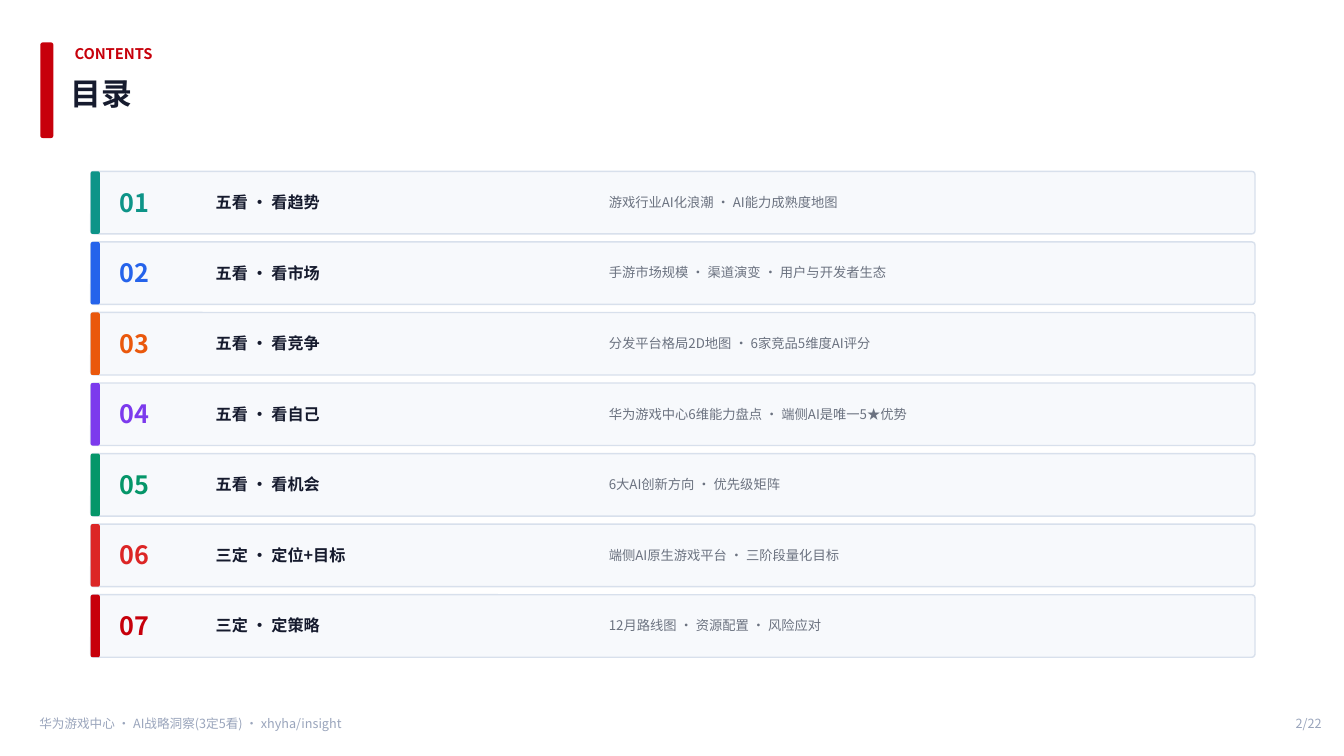
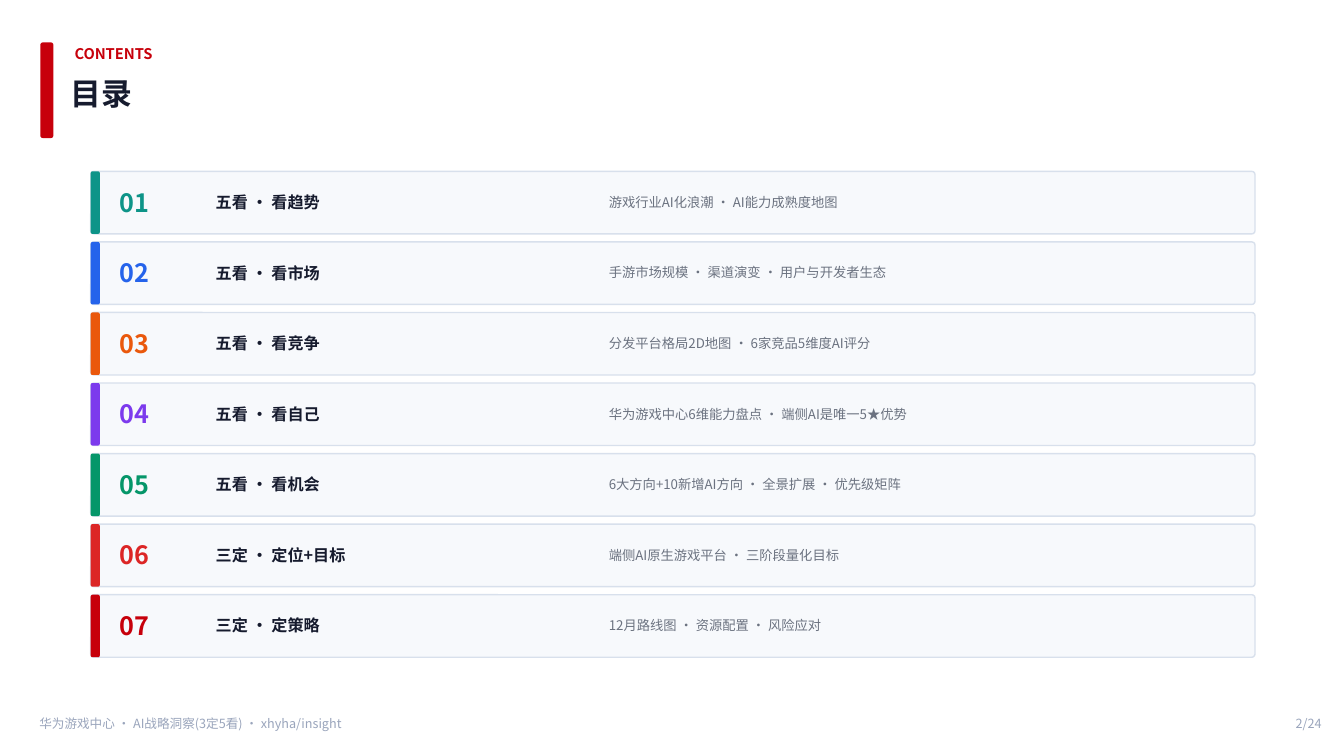
Before and after one commit to xhyha/insight, a slide deck: slide 2 of Huawei_GameCenter_AI_Strategy_3Ding5Kan.pptx. Drawn at 1344x756 pixels with LibreOffice and Linux fonts; fonts in the diff are those of the drawing. Boxes give left, top, right and bottom in pixels: in the first picture for what was removed or moved away, otherwise in the second. Text is boxed around its words. In the diff, an @@ line names an element or a change of style, - is before the commit and + after.

Commit message:
feat: 华为游戏中心AI战略PPT扩展22→24页 — 新增AI方向全景扩展(20方向)+Top6新增深度评估

```diff
--- a/Huawei_GameCenter_AI_Strategy_3Ding5Kan.pptx
+++ b/Huawei_GameCenter_AI_Strategy_3Ding5Kan.pptx
@@ text at bbox=[609, 478, 901, 490]: text changed @@
-6大AI创新方向 · 优先级矩阵
+6大方向+10新增AI方向 · 全景扩展 · 优先级矩阵
@@ text at bbox=[1296, 718, 1322, 730]: text changed @@
-2/22
+2/24
```
Also in this commit, not shown: 21 other slides changed, 2 slides added.
